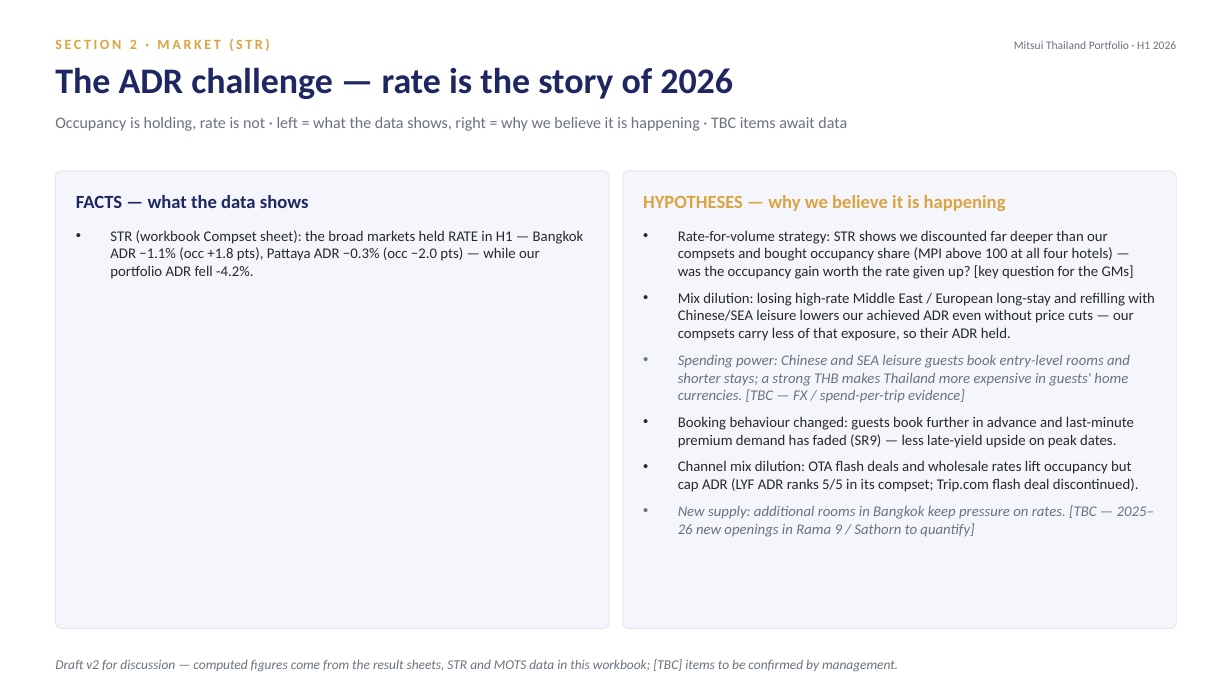
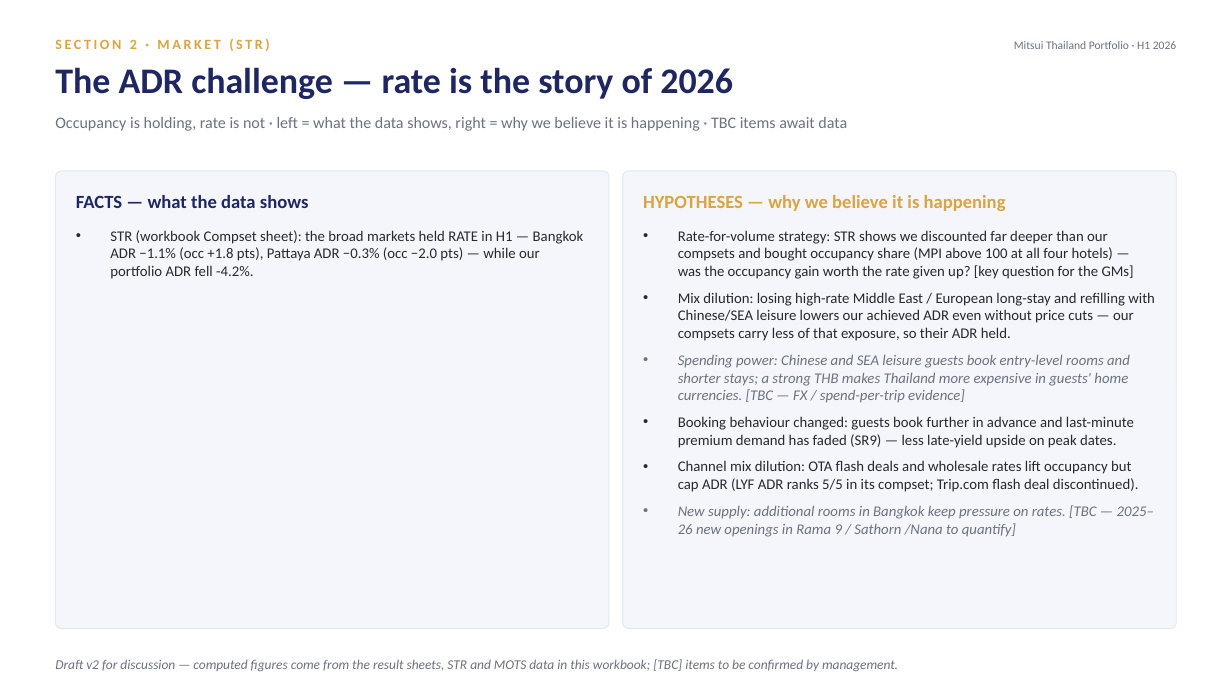
Before and after one commit to Chavin2543/mae-workspace, a slide deck: slide 19 of output/Portfolio_Performance_Report_H1-2026.pptx (slide 21 before the commit). Drawn at 1232x693 pixels with LibreOffice and Linux fonts; fonts in the diff are those of the drawing. Boxes give left, top, right and bottom in pixels: in the first picture for what was removed or moved away, otherwise in the second. Text is boxed around its words. In the diff, an @@ line names an element or a change of style, - is before the commit and + after.

```diff
--- a/output/Portfolio_Performance_Report_H1-2026.pptx
+++ b/output/Portfolio_Performance_Report_H1-2026.pptx
@@ text at (678,505,1154,537): text changed @@
-• New supply: additional rooms in Bangkok keep pressure on rates. [TBC — 2025–26 new openings in Rama 9 / Sathorn to quantify]
+• New supply: additional rooms in Bangkok keep pressure on rates. [TBC — 2025–26 new openings in Rama 9 / Sathorn /Nana to quantify]
```
Also in this commit, not shown: 17 other slides changed, 2 slides removed, 1 other file.
